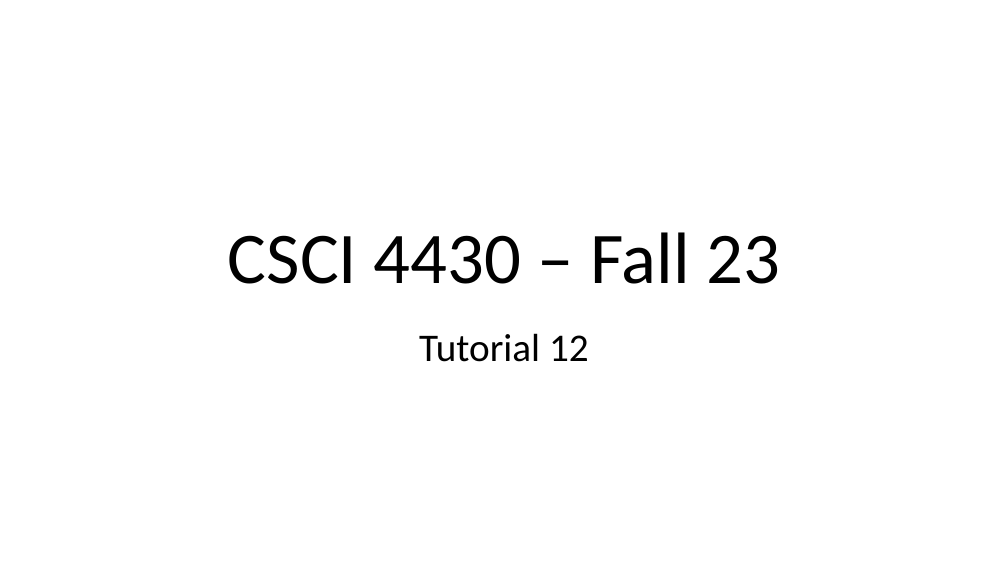
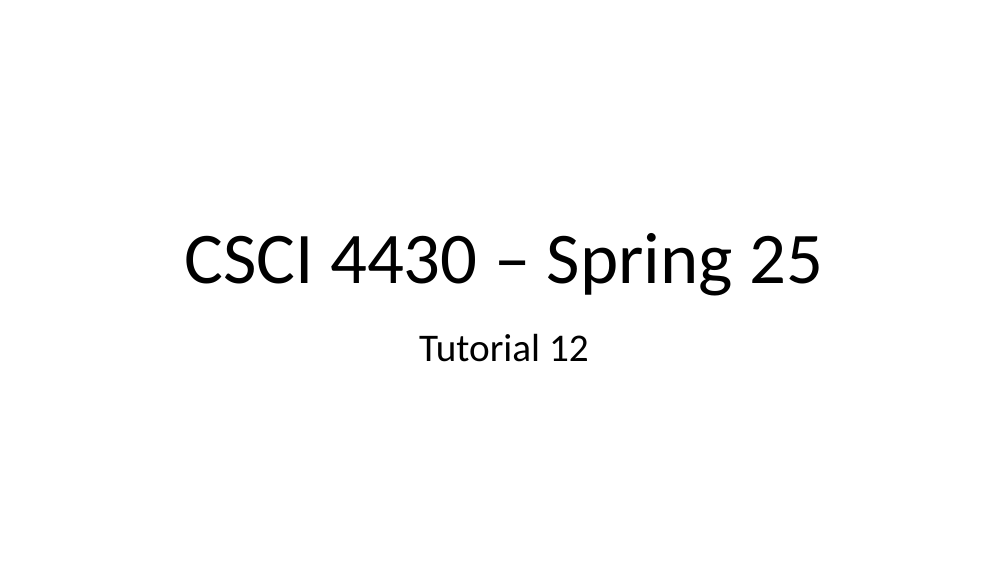
Before and after one commit to henryhxu/CSCI4430-ESTR4120, a slide deck: slide 1 of tutorial/T12/tut12.pptx. Drawn at 1008x567 pixels with LibreOffice and Linux fonts; fonts in the diff are those of the drawing. Boxes give left, top, right and bottom in pixels: in the first picture for what was removed or moved away, otherwise in the second. Text is boxed around its words. In the diff, an @@ line names an element or a change of style, - is before the commit and + after.

Commit message:
update tut12

```diff
--- a/tutorial/T12/tut12.pptx
+++ b/tutorial/T12/tut12.pptx
@@ title at (185,233,823,296): text changed @@
-CSCI 4430 – Fall 23
+CSCI 4430 – Spring 25
```
